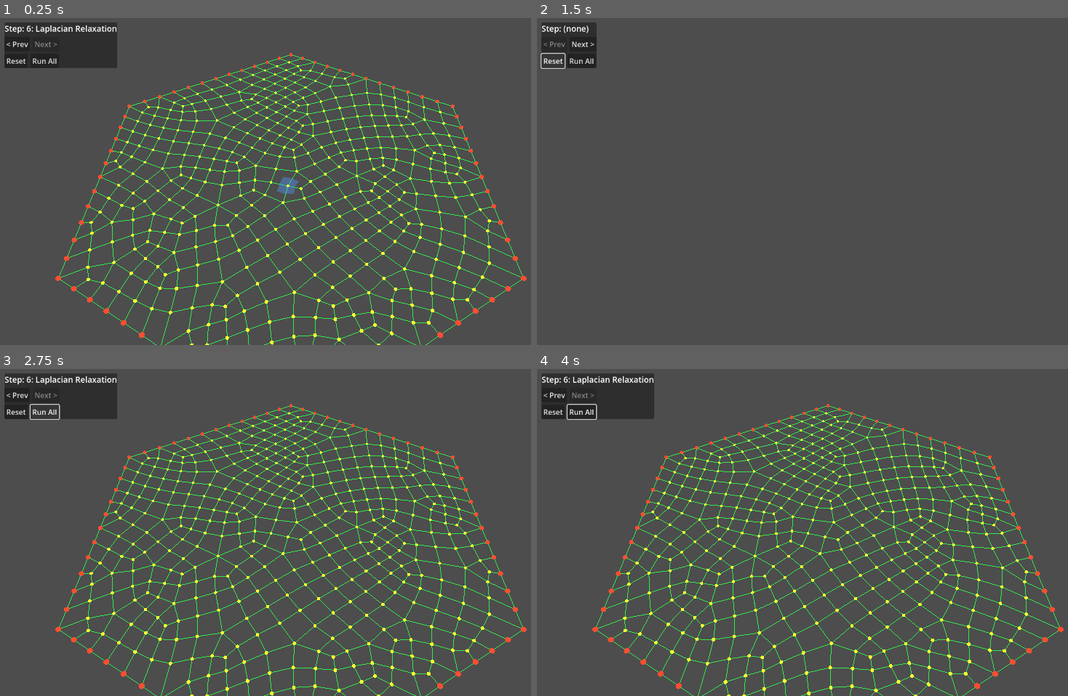
Above: before the commit, frames 1-4 (two rows, left to right).
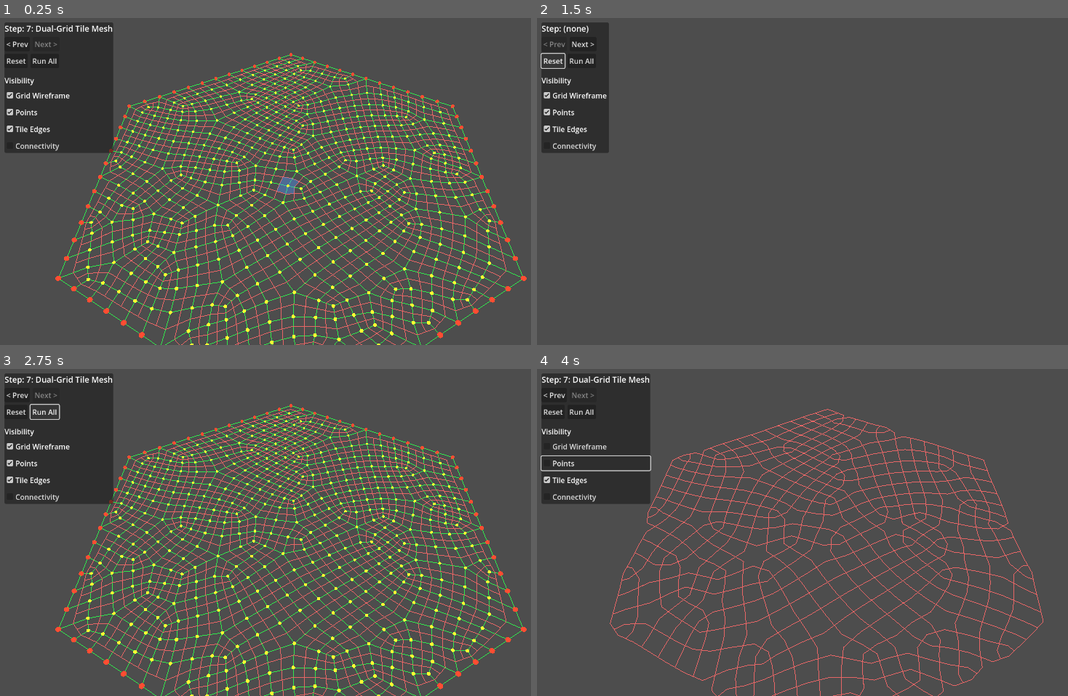
Above: after the commit, the same moments.

Repository: lucasbiancogs/map_generation
Game: Godot game, scene res://scenes/main.tscn
Two runs of this game, one before a commit and one after it. Both use one fixed random seed, a clock stepped at 60 frames per second and the inputs below.
Inputs (mouse positions are in pixels of both pictures, inside the frame that each line leads up to):
- Up to frame 1 (0.25 s): no input
- Up to frame 2 (1.5 s): click "< Prev" at 0.5 s; click "Reset" at 1.25 s
- Up to frame 3 (2.75 s): click "Run All" at 2 s
- Up to frame 4 (4 s): click (595, 447) at 2.75 s, where only the run after the commit has a clickable "Grid Wireframe"; click (595, 463) at 3.5 s, where only the run after the commit has a clickable "Points"

The runs differ from the first frame. In frame 1, 10% of the frame differs, in the area x 0-96%, y 1-100%; in frame 2, 3.5%; in frame 3, 10%; in frame 4, 16%, in the area x 0-100%, y 1-100%.

Commit message:
Add dual-grid tile edge visualization and visibility toggles
Tile edges shown as light red wireframe (Step 7). Visibility toggles
in the step controller UI for grid wireframe, points, tile edges, and
connectivity. Visualization now respects toggles at any step via
refresh_visualization(). Tile corner logic extracted to get_tile_corners()
and reused by both tile hover and tile mesh builder.

Diff:
--- a/scripts/organic_grid.gd
+++ b/scripts/organic_grid.gd
@@ -28,6 +28,15 @@
 ## Point-to-quad connectivity: point index -> array of quad indices.
 var connected_quads: Dictionary = {}
 
+## Visualization toggles.
+var show_grid_wireframe: bool = true
+var show_points: bool = true
+var show_tile_edges: bool = true
+var show_connectivity: bool = false
+
+## Tracks which step we're currently displaying.
+var current_step: int = 0
+
 const STEP_NAMES: PackedStringArray = [
 	"1: Generate Points",
 	"2: Construct Triangles",
@@ -35,8 +44,9 @@
 	"4: Subdivide",
 	"5: Build Connectivity",
 	"6: Laplacian Relaxation",
+	"7: Dual-Grid Tile Mesh",
 ]
-const TOTAL_STEPS: int = 6
+const TOTAL_STEPS: int = 7
 
 
 func _ready() -> void:
@@ -46,9 +56,41 @@
 func run_all() -> void:
 	for step in range(1, TOTAL_STEPS + 1):
 		_execute_step(step)
+	current_step = TOTAL_STEPS
+	refresh_visualization()
+	build_collider()
+
+
+## Rebuilds visualization for the current step, respecting toggle flags.
+func refresh_visualization() -> void:
 	_clear_visualization()
-	_visualize_subdivided()
-	build_collider()
+	if current_step == 0:
+		return
+
+	match current_step:
+		1:
+			if show_points:
+				_visualize_points(points, is_outer_edge)
+		2:
+			if show_grid_wireframe:
+				_visualize_triangles()
+			if show_points:
+				_visualize_points(points, is_outer_edge)
+		3:
+			if show_grid_wireframe:
+				_visualize_quads_and_tris()
+			if show_points:
+				_visualize_points(points, is_outer_edge)
+		_:
+			# Steps 4+ use subdivided data.
+			if show_grid_wireframe:
+				_draw_grid_wireframe()
+			if show_points:
+				_visualize_points(subdivided_points, subdivided_is_outer_edge)
+			if show_connectivity and current_step >= 5:
+				_visualize_connectivity()
+			if show_tile_edges and current_step >= 7:
+				_visualize_tiles()
 
 
 ## Builds a StaticBody3D collider from the grid quads for raycasting.
@@ -82,6 +124,7 @@
 
 
 func reset() -> void:
+	current_step = 0
 	points.clear()
 	is_outer_edge.clear()
 	triangles.clear()
@@ -97,8 +140,10 @@
 
 func run_step(step: int) -> void:
 	_execute_step(step)
-	_clear_visualization()
-	_visualize_step(step)
+	current_step = step
+	refresh_visualization()
+	if step >= 5:
+		build_collider()
 
 
 func _execute_step(step: int) -> void:
@@ -109,25 +154,7 @@
 		4: subdivide_grid()
 		5: build_connectivity()
 		6: apply_relaxation()
-
-
-func _visualize_step(step: int) -> void:
-	match step:
-		1:
-			_visualize_points(points, is_outer_edge)
-		2:
-			_visualize_triangles()
-			_visualize_points(points, is_outer_edge)
-		3:
-			_visualize_quads_and_tris()
-			_visualize_points(points, is_outer_edge)
-		4:
-			_visualize_subdivided()
-		5:
-			_visualize_subdivided()
-			_visualize_connectivity()
-		6:
-			_visualize_subdivided()
+		7: pass  # Tile mesh is visualization-only, no data step needed.
 
 
 # ===========================================================================
@@ -501,6 +528,72 @@
 
 
 # ===========================================================================
+# Tile mesh construction (dual-grid)
+# ===========================================================================
+
+## Returns sorted corner points for a tile centered on the given point index.
+## Corners are midpoints to neighbors + centers of touching quads, sorted by angle.
+func get_tile_corners(center_idx: int) -> Array[Vector3]:
+	var center := subdivided_points[center_idx]
+	var corners: Array[Vector3] = []
+
+	# Midpoints between center and each connected neighbor.
+	if connectivity.has(center_idx):
+		var neighbors: Array[int] = connectivity[center_idx]
+		for n in neighbors:
+			corners.append((center + subdivided_points[n]) * 0.5)
+
+	# Centers of each quad touching this point.
+	if connected_quads.has(center_idx):
+		var quad_indices: Array[int] = connected_quads[center_idx]
+		for qi in quad_indices:
+			var quad: PackedInt32Array = subdivided_quads[qi]
+			var qc := (subdivided_points[quad[0]] + subdivided_points[quad[1]]
+				+ subdivided_points[quad[2]] + subdivided_points[quad[3]]) * 0.25
+			corners.append(qc)
+
+	# Sort by angle around center.
+	corners.sort_custom(func(a: Vector3, b: Vector3) -> bool:
+		return atan2(a.z - center.z, a.x - center.x) < atan2(b.z - center.z, b.x - center.x)
+	)
+	return corners
+
+
+## Builds a wireframe of all interior tile edges.
+func build_tile_meshes() -> MeshInstance3D:
+	var lines := PackedVector3Array()
+	var lift := Vector3.UP * 0.005
+
+	for idx in range(subdivided_points.size()):
+		if subdivided_is_outer_edge[idx]:
+			continue
+
+		var corners := get_tile_corners(idx)
+		if corners.size() < 3:
+			continue
+
+		for i in range(corners.size()):
+			var next_i: int = (i + 1) % corners.size()
+			lines.append(corners[i] + lift)
+			lines.append(corners[next_i] + lift)
+
+	var arr_mesh := ArrayMesh.new()
+	var arrays := []
+	arrays.resize(Mesh.ARRAY_MAX)
+	arrays[Mesh.ARRAY_VERTEX] = lines
+	arr_mesh.add_surface_from_arrays(Mesh.PRIMITIVE_LINES, arrays)
+
+	var mat := StandardMaterial3D.new()
+	mat.albedo_color = Color(0.9, 0.4, 0.4)
+	mat.shading_mode = BaseMaterial3D.SHADING_MODE_UNSHADED
+	arr_mesh.surface_set_material(0, mat)
+
+	var mesh_inst := MeshInstance3D.new()
+	mesh_inst.mesh = arr_mesh
+	return mesh_inst
+
+
+# ===========================================================================
 # Visualization — draw grid as wireframe + point markers
 # ===========================================================================
 
@@ -558,7 +651,7 @@
 
 
 ## Step 4+ visualization: subdivided quads.
-func _visualize_subdivided() -> void:
+func _draw_grid_wireframe() -> void:
 	var lines := PackedVector3Array()
 	for quad in subdivided_quads:
 		var p0 := subdivided_points[quad[0]]; var p1 := subdivided_points[quad[1]]
@@ -568,7 +661,11 @@
 		lines.append(p2); lines.append(p3)
 		lines.append(p3); lines.append(p0)
 	_add_line_mesh(lines, Color(0.2, 0.9, 0.3))
-	_visualize_points(subdivided_points, subdivided_is_outer_edge)
+
+
+func _visualize_tiles() -> void:
+	var tile_mesh := build_tile_meshes()
+	add_child(tile_mesh)
 
 
 ## Draws a line from each point to all its connected neighbors.
--- a/scripts/step_controller.gd
+++ b/scripts/step_controller.gd
@@ -10,20 +10,17 @@
 var _reset_button: Button
 var _run_all_button: Button
 
-
 var grid: OrganicGrid
 
 
 func _ready() -> void:
 	grid = get_node(grid_path) as OrganicGrid
 	_build_ui()
-	# Grid runs all steps on its own _ready. Show final state.
 	_current_step = OrganicGrid.TOTAL_STEPS
 	_update_ui()
 
 
 func _build_ui() -> void:
-	# Anchor to top-left with some margin.
 	var panel := PanelContainer.new()
 	panel.anchor_right = 0.0
 	panel.anchor_bottom = 0.0
@@ -67,8 +64,42 @@
 
 	vbox.add_child(hbox2)
 
+	# Visibility toggles.
+	var sep := HSeparator.new()
+	vbox.add_child(sep)
+
+	var toggles_label := Label.new()
+	toggles_label.text = "Visibility"
+	toggles_label.add_theme_font_size_override("font_size", 16)
+	vbox.add_child(toggles_label)
+
+	_add_toggle(vbox, "Grid Wireframe", grid.show_grid_wireframe, func(toggled: bool):
+		grid.show_grid_wireframe = toggled
+		grid.refresh_visualization()
+	)
+	_add_toggle(vbox, "Points", grid.show_points, func(toggled: bool):
+		grid.show_points = toggled
+		grid.refresh_visualization()
+	)
+	_add_toggle(vbox, "Tile Edges", grid.show_tile_edges, func(toggled: bool):
+		grid.show_tile_edges = toggled
+		grid.refresh_visualization()
+	)
+	_add_toggle(vbox, "Connectivity", grid.show_connectivity, func(toggled: bool):
+		grid.show_connectivity = toggled
+		grid.refresh_visualization()
+	)
+
 	panel.add_child(vbox)
 	add_child(panel)
+
+
+func _add_toggle(parent: Control, label: String, default_on: bool, callback: Callable) -> void:
+	var cb := CheckBox.new()
+	cb.text = label
+	cb.button_pressed = default_on
+	cb.toggled.connect(callback)
+	parent.add_child(cb)
 
 
 func _on_next() -> void:
@@ -82,7 +113,6 @@
 func _on_prev() -> void:
 	if _current_step <= 0:
 		return
-	# Re-run from scratch up to the previous step.
 	_current_step -= 1
 	grid.reset()
 	for step in range(1, _current_step + 1):
--- a/scripts/tile_hover.gd
+++ b/scripts/tile_hover.gd
@@ -75,38 +75,15 @@
 
 func _build_tile_mesh(center_idx: int) -> void:
 	var center := _grid.subdivided_points[center_idx]
-	var corners: Array[Vector3] = []
-
-	# Midpoints between center and each connected neighbor.
-	if _grid.connectivity.has(center_idx):
-		var neighbors: Array[int] = _grid.connectivity[center_idx]
-		for n in neighbors:
-			corners.append((center + _grid.subdivided_points[n]) * 0.5)
-
-	# Centers of each quad touching this point.
-	if _grid.connected_quads.has(center_idx):
-		var quad_indices: Array[int] = _grid.connected_quads[center_idx]
-		for qi in quad_indices:
-			var quad: PackedInt32Array = _grid.subdivided_quads[qi]
-			var qc := (_grid.subdivided_points[quad[0]] + _grid.subdivided_points[quad[1]]
-				+ _grid.subdivided_points[quad[2]] + _grid.subdivided_points[quad[3]]) * 0.25
-			corners.append(qc)
+	var corners := _grid.get_tile_corners(center_idx)
 
 	if corners.size() < 3:
 		_hover_mesh.visible = false
 		return
 
-	# Sort corners by angle around center.
-	corners.sort_custom(func(a: Vector3, b: Vector3) -> bool:
-		var angle_a := atan2(a.z - center.z, a.x - center.x)
-		var angle_b := atan2(b.z - center.z, b.x - center.x)
-		return angle_a < angle_b
-	)
-
-	# Fan triangulation: center → corner[i] → corner[i+1].
 	var verts := PackedVector3Array()
 	var normals := PackedVector3Array()
-	var lift := Vector3.UP * 0.005  # Slight lift to avoid z-fighting.
+	var lift := Vector3.UP * 0.01
 
 	for i in range(corners.size()):
 		var next_i: int = (i + 1) % corners.size()
